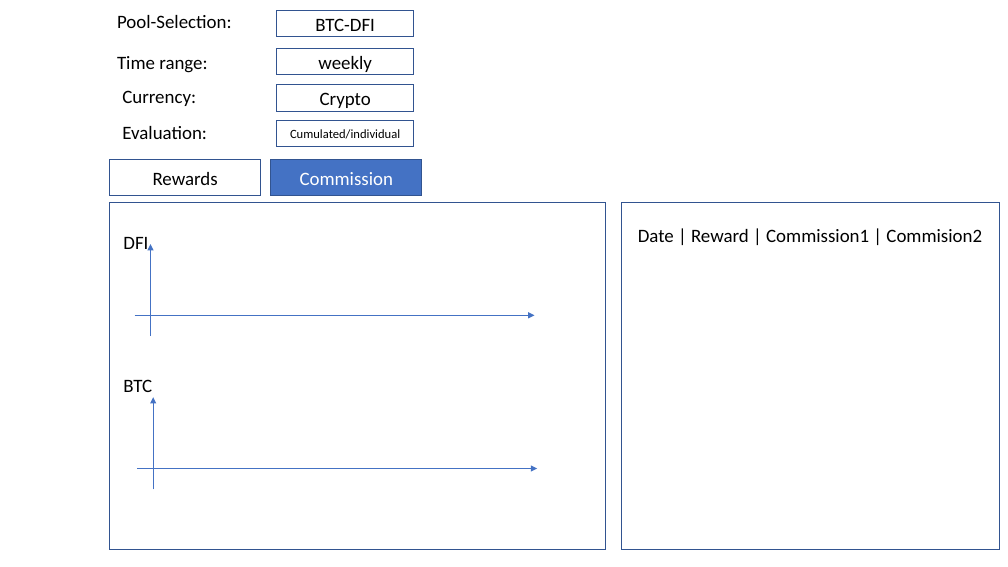
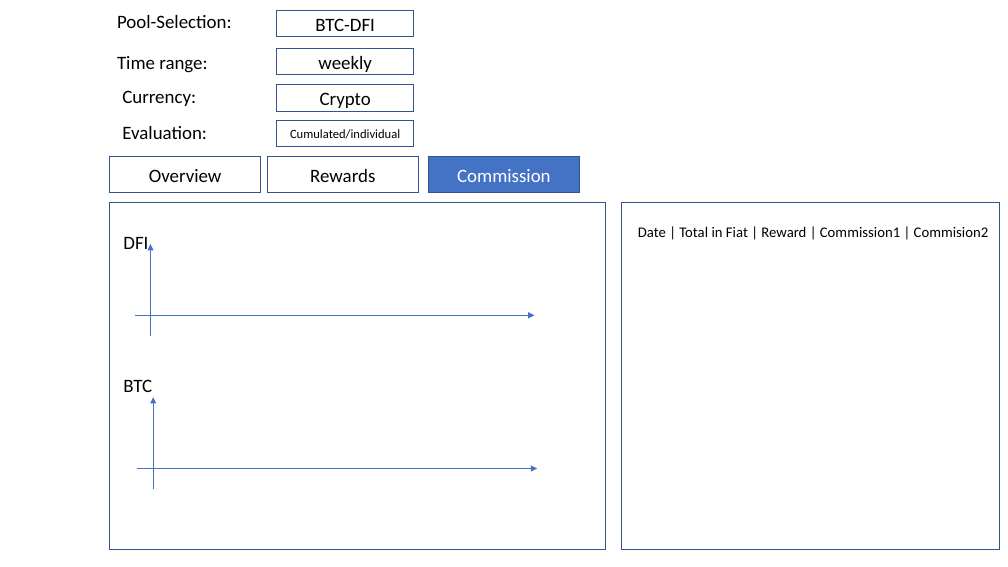
Before and after one commit to cbastienbaron/defi-portfolio, a slide deck: slide 3 of docu/FirstGUIDraft_DeFiPortfolioMgmt.pptx (slide 2 before the commit). Drawn at 1008x567 pixels with LibreOffice and Linux fonts; fonts in the diff are those of the drawing. Boxes give left, top, right and bottom in pixels: in the first picture for what was removed or moved away, otherwise in the second. Text is boxed around its words. In the diff, an @@ line names an element or a change of style, - is before the commit and + after.

```diff
--- a/docu/FirstGUIDraft_DeFiPortfolioMgmt.pptx
+++ b/docu/FirstGUIDraft_DeFiPortfolioMgmt.pptx
@@ rectangle added at (110, 157, 261, 192), fill #FFFFFF, outline #325491 1 pt, 18 pt, text #000000 @@
+Overview
@@ rectangle "Rewards": place and size @@
-rectangle "Rewards" at (110, 160, 261, 196)
+rectangle "Rewards" at (268, 157, 419, 193)
@@ rectangle "Commission": place and size @@
-rectangle "Commission" at (271, 160, 422, 196)
+rectangle "Commission" at (429, 157, 580, 193)
@@ text at (638, 226, 989, 237): text changed; size 18 to 14 pt @@
-Date | Reward | Commission1 | Commision2
+Date | Total in Fiat | Reward | Commission1 | Commision2
```
Also in this commit, not shown: 2 other slides changed, 1 other file.
